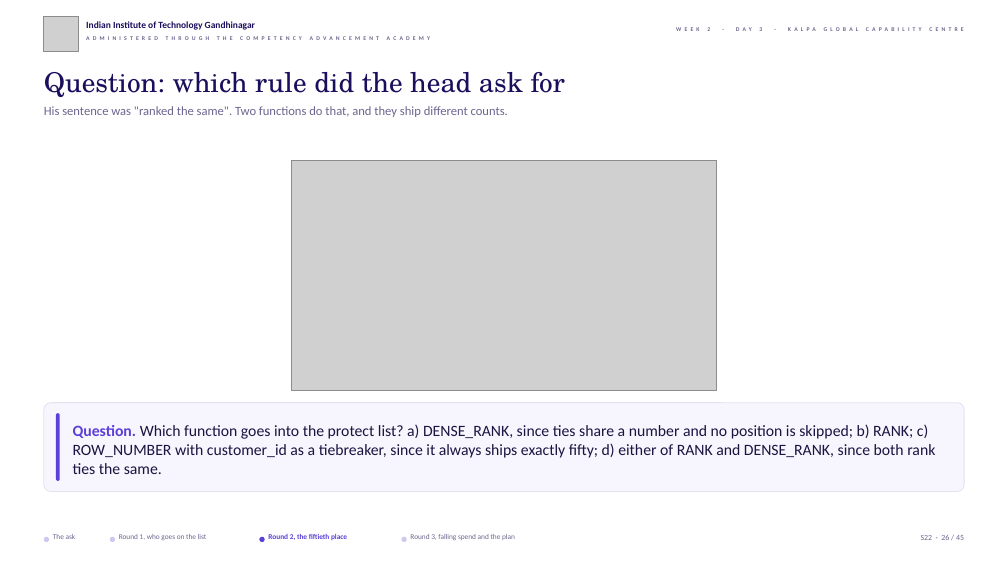
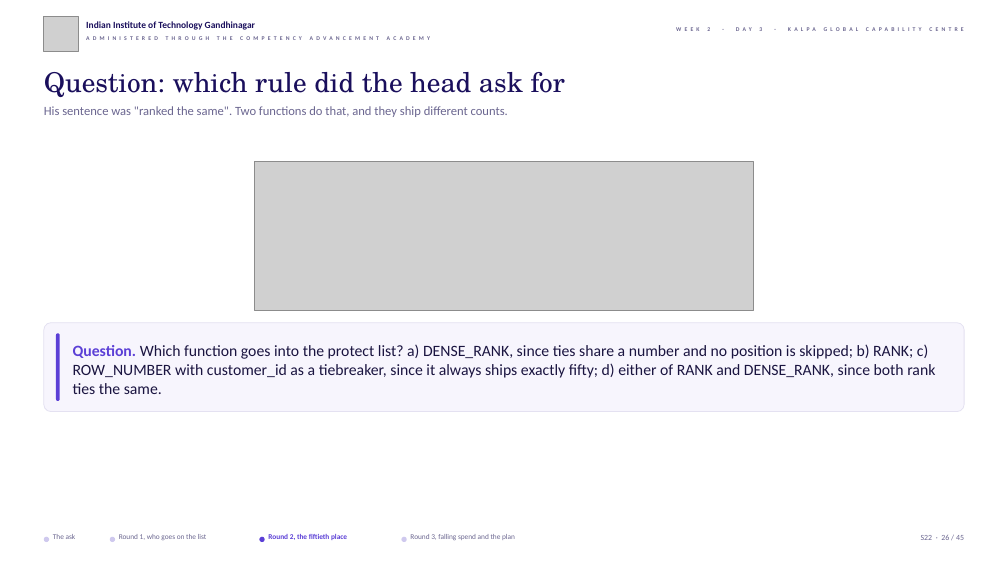
Before and after one commit to fde-academy-lab/c2-content-factory, a slide deck: slide 26 of content/W02/D3/slides/C2_W02_D03_half1_STUDENT.pptx. Drawn at 1008x567 pixels with LibreOffice and Linux fonts; fonts in the diff are those of the drawing; grey boxes stand for pictures; background and template pictures are left out. Boxes give left, top, right and bottom in pixels: in the first picture for what was removed or moved away, otherwise in the second. Text is boxed around its words. In the diff, an @@ line names an element or a change of style, - is before the commit and + after.

```diff
--- a/content/W02/D3/slides/C2_W02_D03_half1_STUDENT.pptx
+++ b/content/W02/D3/slides/C2_W02_D03_half1_STUDENT.pptx
@@ picture resized from (x1=291, y1=160, x2=716, y2=391) to (x1=255, y1=162, x2=753, y2=311) @@
@@ 2 rounded rectangles, 1 text moved together from (x1=44, y1=403, x2=964, y2=492) to (x1=44, y1=323, x2=964, y2=412) @@
```
Also in this commit, not shown: 11 other slides changed, 6 other files.
